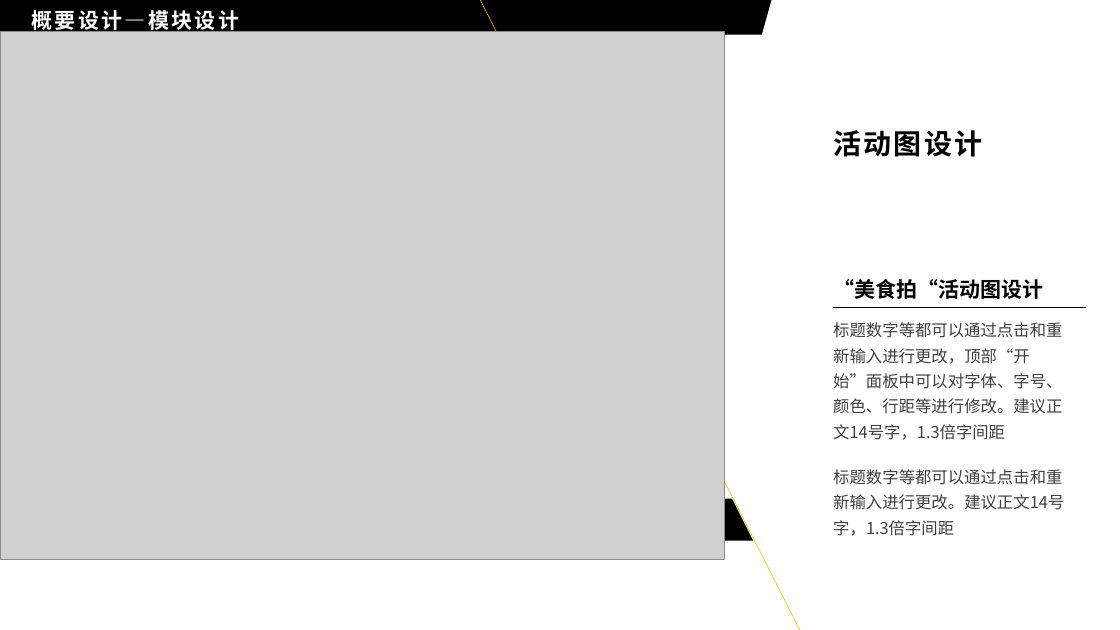
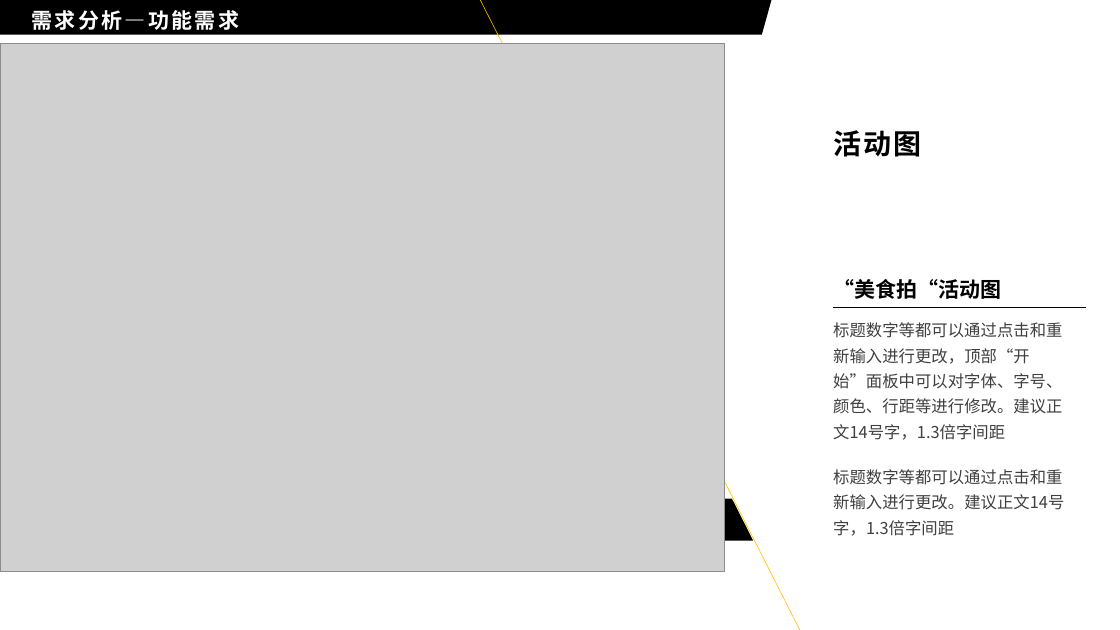
Before and after one commit to kangkang7777/FoodShoot, a slide deck: slide 10 of document/美食拍中期汇报.pptx (slide 13 before the commit). Drawn at 1120x630 pixels with LibreOffice and Linux fonts; fonts in the diff are those of the drawing; grey boxes stand for pictures. Boxes give left, top, right and bottom in pixels: in the first picture for what was removed or moved away, otherwise in the second. Text is boxed around its words. In the diff, an @@ line names an element or a change of style, - is before the commit and + after.

```diff
--- a/document/美食拍中期汇报.pptx
+++ b/document/美食拍中期汇报.pptx
@@ text at (31, 10, 239, 30): text changed @@
-概要设计—模块设计
+需求分析—功能需求
@@ picture: place and size @@
-picture at (0, 31, 724, 560)
+picture at (0, 44, 724, 572)
@@ text at (833, 130, 922, 157): text changed @@
-活动图设计
+活动图
@@ text at (833, 279, 1001, 299): text changed @@
-“美食拍“活动图设计
+“美食拍“活动图
```
Also in this commit, not shown: 5 other slides changed, 4 slides added, 4 slides removed.
